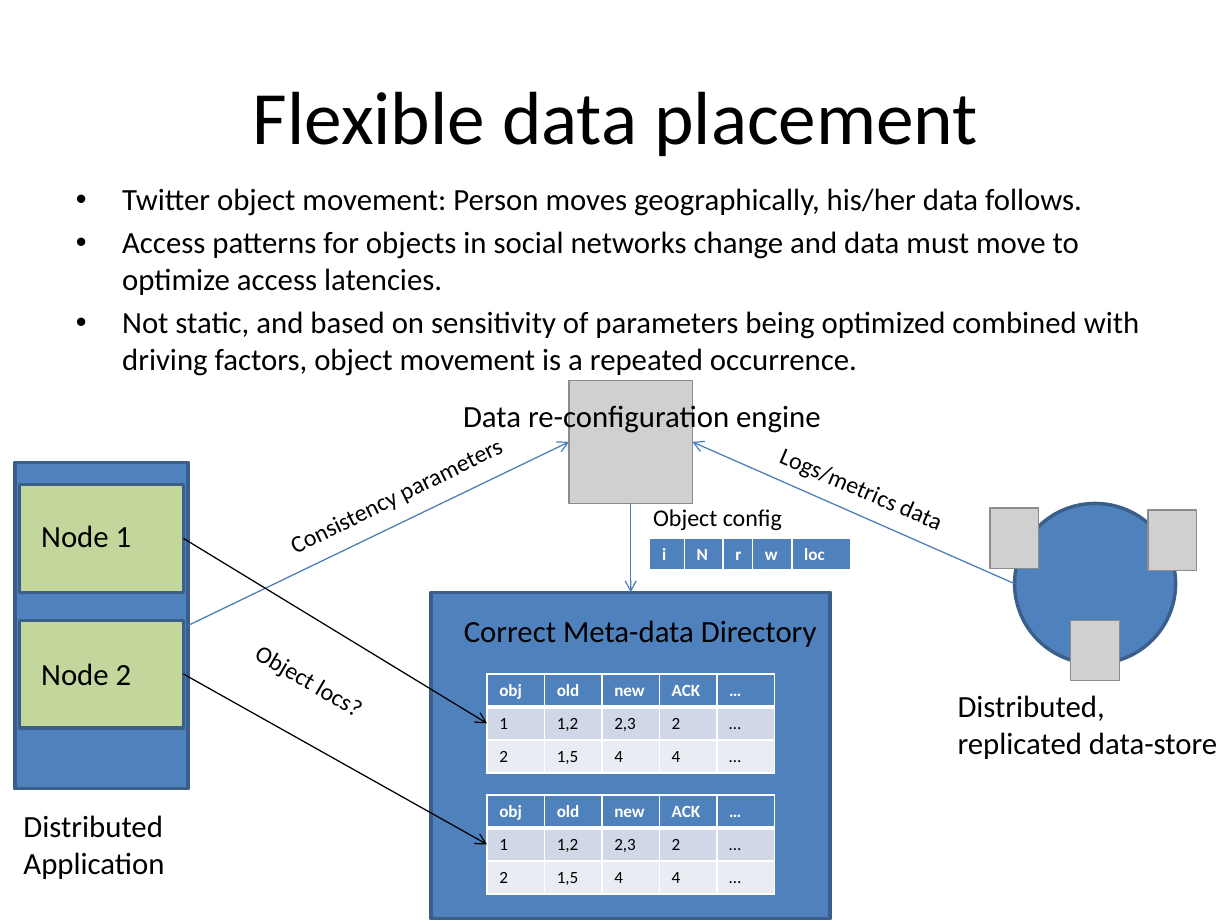
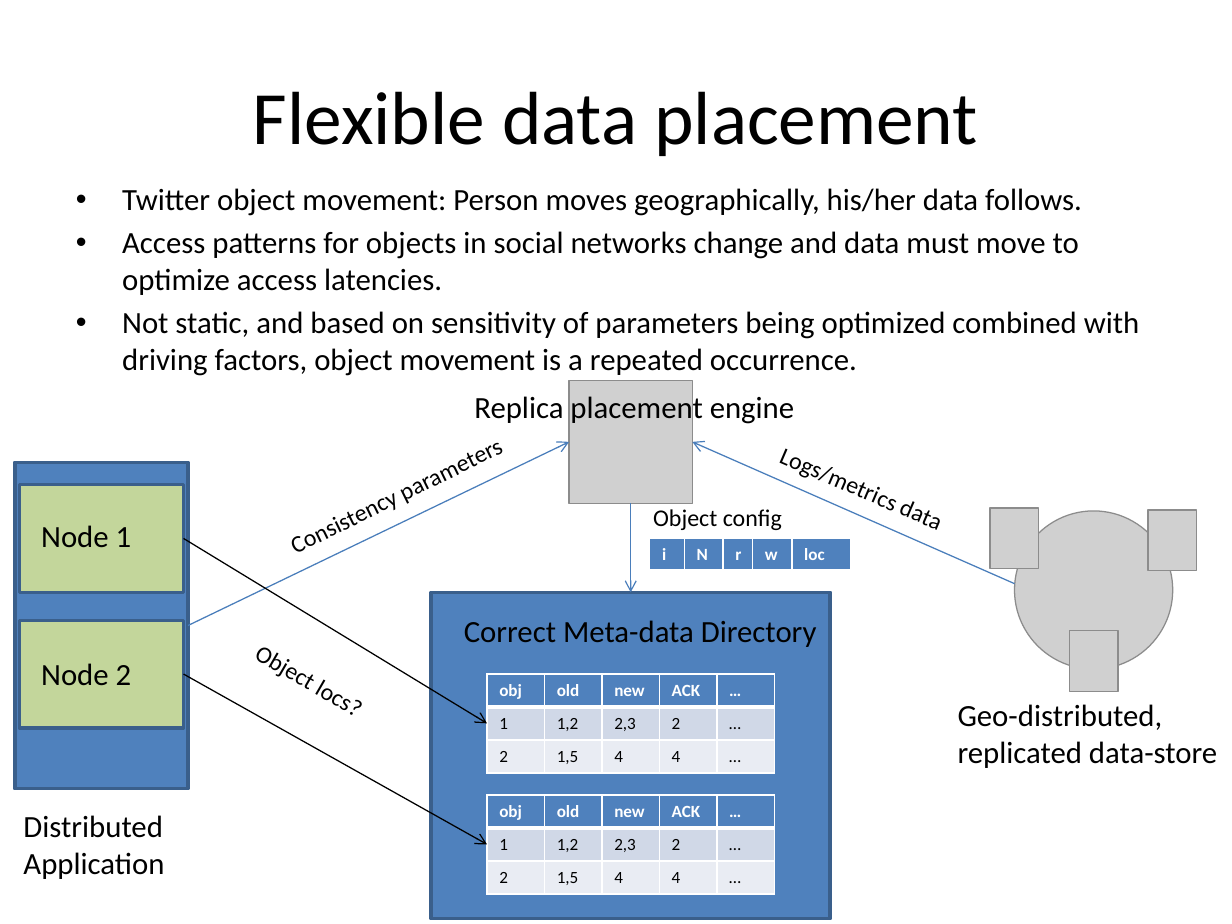
Before and after one commit to Slania/JPaxos-1, a slide deck: slide 3 of Paxos based directory updates for geo-replicated cloud storage.pptx. Drawn at 1232x924 pixels with LibreOffice and Linux fonts; fonts in the diff are those of the drawing; grey boxes stand for pictures. Boxes give left, top, right and bottom in pixels: in the first picture for what was removed or moved away, otherwise in the second. Text is boxed around its words. In the diff, an @@ line names an element or a change of style, - is before the commit and + after.

```diff
--- a/Paxos based directory updates for geo-replicated cloud storage.pptx
+++ b/Paxos based directory updates for geo-replicated cloud storage.pptx
@@ text at <box>474,393,794,427</box>: text changed @@
-Data re-configuration engine
+Replica placement engine
@@ ellipse removed at <box>1015,504,1177,664</box> @@
@@ picture added at <box>1015,511,1173,669</box> @@
@@ picture: place and size @@
-picture at <box>1071,620,1120,680</box>
+picture at <box>1069,631,1119,691</box>
@@ text at <box>958,704,1217,768</box>: text changed @@
-Distributed, replicated data-store
+Geo-distributed, replicated data-store
```
Also in this commit, not shown: 1 other slide changed, 2 other files.
